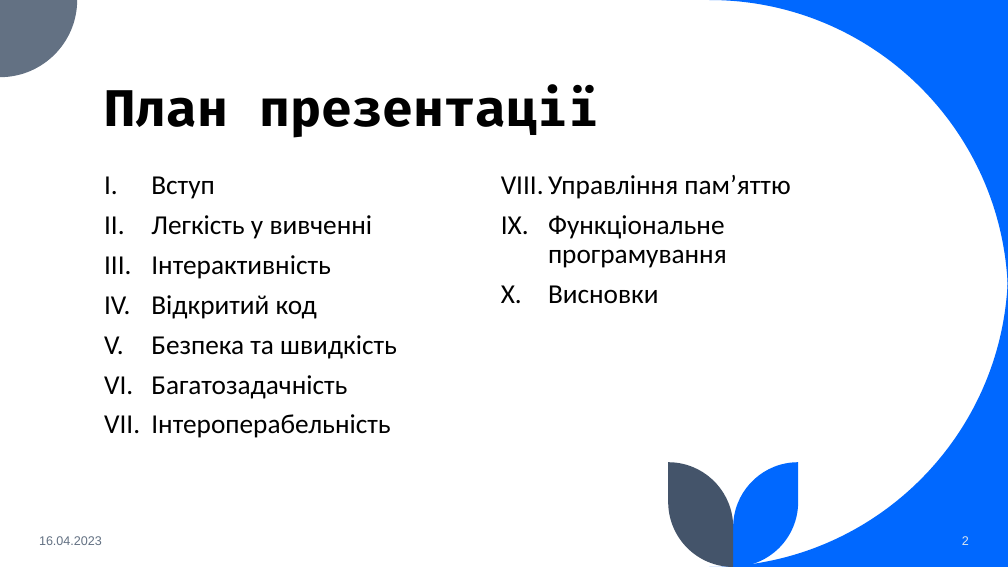
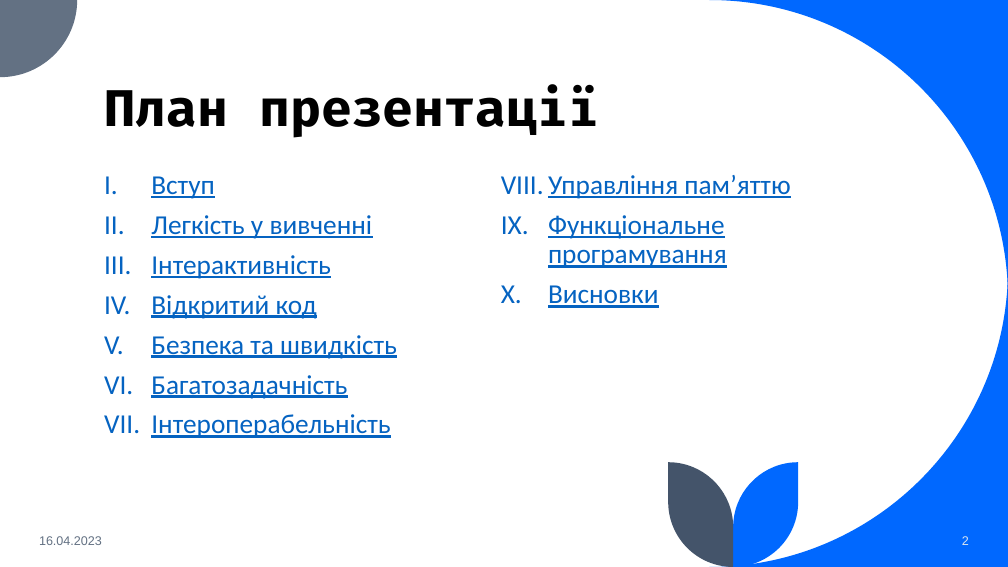
Before and after one commit to seesmof/University-Universytet, a slide deck: slide 2 of year1-term2/SS/ct1/presentation.pptx. Drawn at 1008x567 pixels with LibreOffice and Linux fonts; fonts in the diff are those of the drawing. Boxes give left, top, right and bottom in pixels: in the first picture for what was removed or moved away, otherwise in the second. Text is boxed around its words. In the diff, an @@ line names an element or a change of style, - is before the commit and + after.

```diff
--- a/year1-term2/SS/ct1/presentation.pptx
+++ b/year1-term2/SS/ct1/presentation.pptx
@@ text "Вступ" at [151,175,790,438]: text colour #000000 to #0563C1, underline on @@
```
